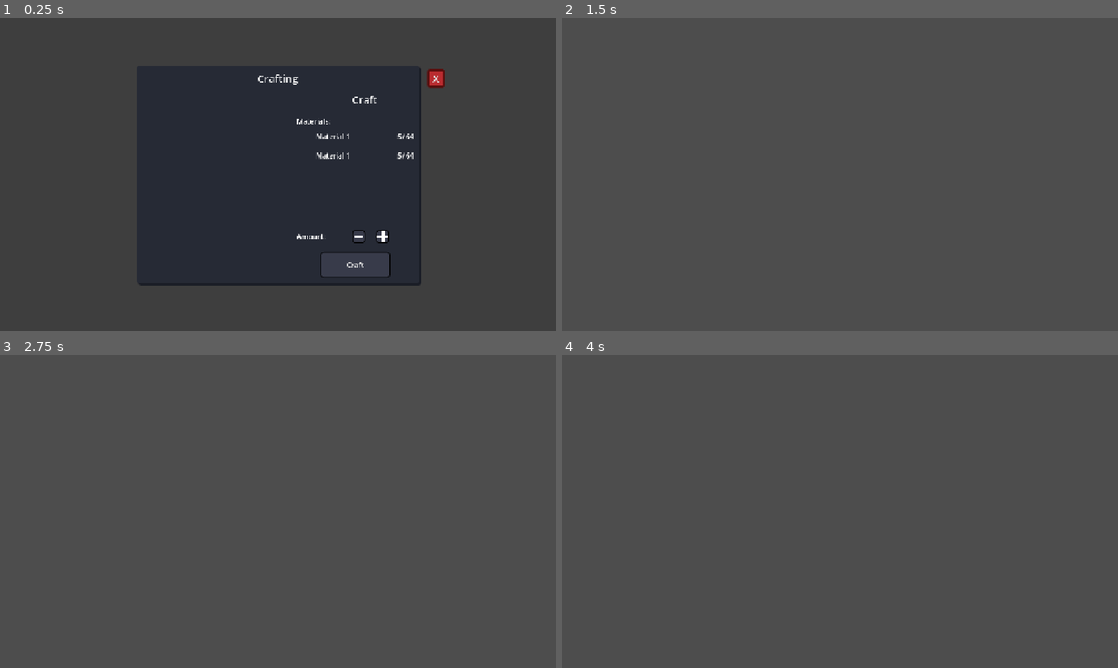
Above: before the commit, frames 1-4 (two rows, left to right).
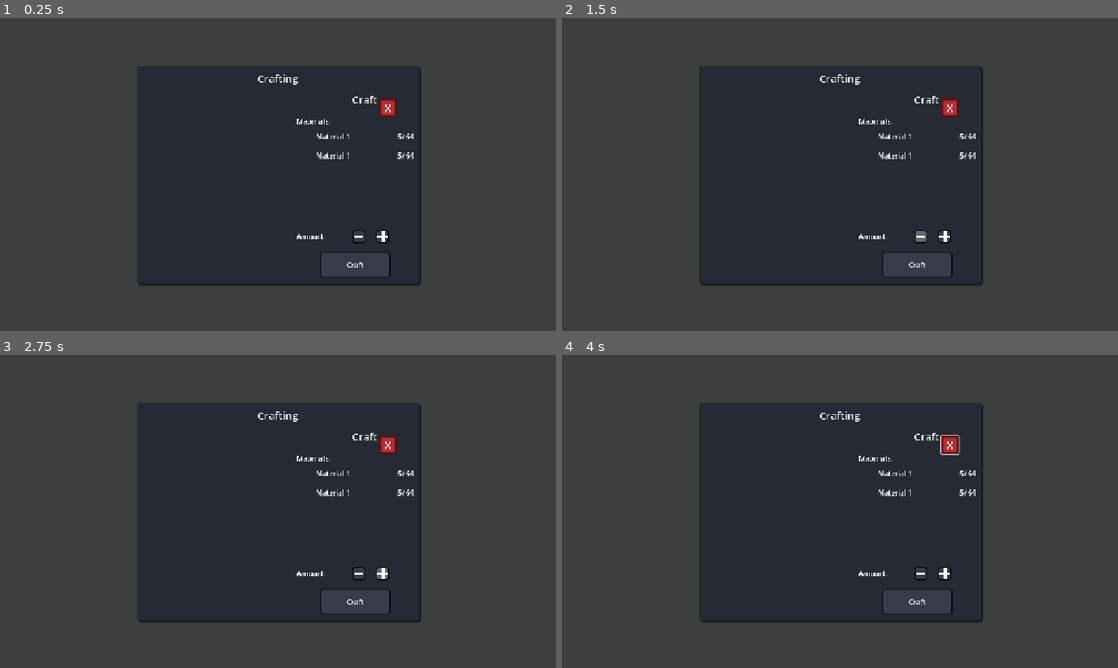
Above: after the commit, the same moments.

Repository: ArtemisSoftware/hunter-world
Game: Godot game, scene res://hud/craft/craft_panel.tscn
Two runs of this game, one before a commit and one after it. Both use one fixed random seed, a clock stepped at 60 frames per second and the inputs below. The project has no main scene, so this scene is started directly.
Inputs (mouse positions are in pixels of both pictures, inside the frame that each line leads up to):
- Up to frame 1 (0.25 s): no input
- Up to frame 2 (1.5 s): click "X" at 0.5 s; click (923, 237) at 1.27 s
- Up to frame 3 (2.75 s): click (383, 574) at 2.02 s
- Up to frame 4 (4 s): click (917, 602) at 2.75 s, where only the run after the commit has a clickable "Craft"; tap Enter (ui_accept) at 3.5, 3.77 s; move the mouse to (962, 495) at 3.52 s; hold Right (move_right) from 3.53 s (still down); hold A (attack) from 3.53 s (still down); click (962, 495) at 3.67 s

The runs differ from the first frame. In frame 1, 0.4% of the frame differs, in the area x 68-80%, y 16-32%; in frame 2, 35%, in the area x 24-76%, y 15-86%; in frame 3, 35%; in frame 4, 35%.

Commit message:
Craft Data

Diff:
--- /dev/null
+++ b/data/craft/recipe_item_medipack.tres
@@ -0,0 +1,25 @@
+[gd_resource type="Resource" script_class="RecipeResource" format=3 uid="uid://cl7lyroyn50v7"]
+
+[ext_resource type="Resource" uid="uid://duf66fd2lk8q6" path="res://data/potions/medipack.tres" id="1_1kelj"]
+[ext_resource type="Script" uid="uid://coinvqyf0ebr1" path="res://data/craft/recipe_material_resource.gd" id="1_fu6a2"]
+[ext_resource type="Script" uid="uid://deveotkyofvuh" path="res://data/craft/recipe_resource.gd" id="1_s85ut"]
+[ext_resource type="Resource" uid="uid://cnhathoc7pkm3" path="res://data/potions/hp_potion.tres" id="3_ixea8"]
+[ext_resource type="Resource" uid="uid://dgpq7ocveivio" path="res://data/food/nut.tres" id="4_nxxl8"]
+
+[sub_resource type="Resource" id="Resource_6bbrn"]
+script = ExtResource("1_fu6a2")
+item = ExtResource("3_ixea8")
+amount = 2
+metadata/_custom_type_script = "uid://coinvqyf0ebr1"
+
+[sub_resource type="Resource" id="Resource_mn6dp"]
+script = ExtResource("1_fu6a2")
+item = ExtResource("4_nxxl8")
+amount = 1
+metadata/_custom_type_script = "uid://coinvqyf0ebr1"
+
+[resource]
+script = ExtResource("1_s85ut")
+crafted_item = ExtResource("1_1kelj")
+recipe_materials = Array[ExtResource("1_fu6a2")]([SubResource("Resource_6bbrn"), SubResource("Resource_mn6dp")])
+metadata/_custom_type_script = "uid://deveotkyofvuh"
--- /dev/null
+++ b/data/craft/recipe_material_resource.gd
@@ -0,0 +1,4 @@
+class_name RecipeMaterialResource extends Resource
+
+@export var item: ItemRes
+@export var amount: int
--- /dev/null
+++ b/data/craft/recipe_resource.gd
@@ -0,0 +1,4 @@
+class_name RecipeResource extends Resource
+
+@export var crafted_item: ItemRes
+@export var recipe_materials: Array[RecipeMaterialResource]
--- a/data/item/item_res.gd
+++ b/data/item/item_res.gd
@@ -26,5 +26,6 @@
 	SKILL_THUNDER,
 	SKILL_WATER_CANON,
 	SKILL_WATER_SPLASH,
-	SKILL_MAGIC_WEAPON
+	SKILL_MAGIC_WEAPON,
+	MEDIPACK
 }
--- /dev/null
+++ b/data/potions/medipack.tres
@@ -0,0 +1,16 @@
+[gd_resource type="Resource" script_class="InventoryItem" format=3 uid="uid://duf66fd2lk8q6"]
+
+[ext_resource type="Script" uid="uid://pjrwm5axmp3x" path="res://data/item/inventory_item.gd" id="1_g0vfr"]
+[ext_resource type="Texture2D" uid="uid://c0gia3ddgkmyd" path="res://data/sprites/Medipack.png" id="1_wev76"]
+
+[resource]
+script = ExtResource("1_g0vfr")
+type = 2
+is_consumable = true
+value = 20.0
+id = 20
+icon = ExtResource("1_wev76")
+name = "Medipack"
+description = "Better heath recovery"
+price = 15
+metadata/_custom_type_script = "uid://pjrwm5axmp3x"
--- /dev/null
+++ b/hud/craft/craft_button.gd
@@ -0,0 +1,21 @@
+class_name CraftButton extends Button
+
+@onready var item_icon: TextureRect = $ItemIcon
+
+var recipe: RecipeResource
+
+# Called when the node enters the scene tree for the first time.
+func _ready() -> void:
+	pass # Replace with function body.
+
+
+# Called every frame. 'delta' is the elapsed time since the previous frame.
+func _process(delta: float) -> void:
+	pass
+
+
+func load_data(recipe: RecipeResource) -> void:
+
+	self.recipe = recipe
+	item_icon.texture = recipe.crafted_item.icon
+	pass
--- a/hud/craft/craft_button.tscn
+++ b/hud/craft/craft_button.tscn
@@ -1,4 +1,6 @@
 [gd_scene format=3 uid="uid://cwp0o7r64vtxa"]
+
+[ext_resource type="Script" uid="uid://34ljd3j4mkeu" path="res://hud/craft/craft_button.gd" id="1_6qae0"]
 
 [sub_resource type="StyleBoxFlat" id="StyleBoxFlat_kdfd6"]
 bg_color = Color(0.21960784, 0.23137255, 0.2509804, 1)
@@ -43,6 +45,7 @@
 theme_override_styles/normal = SubResource("StyleBoxFlat_kdfd6")
 theme_override_styles/pressed = SubResource("StyleBoxFlat_6qae0")
 theme_override_styles/hover = SubResource("StyleBoxFlat_0itkp")
+script = ExtResource("1_6qae0")
 
 [node name="ItemIcon" type="TextureRect" parent="." unique_id=1864577536]
 custom_minimum_size = Vector2(50, 50)
--- a/hud/craft/craft_panel.gd
+++ b/hud/craft/craft_panel.gd
@@ -1,5 +1,24 @@
 class_name CraftPanel extends Control
 
+@export var recipes: Array[RecipeResource]
+
+@onready var recipies: GridContainer = $Panel/MarginContainer/VBoxContainer/HBoxContainer/Recipies
+@onready var materials: VBoxContainer = $Panel/MarginContainer/VBoxContainer/HBoxContainer/Materials
+@onready var recipe_icon: TextureRect = $Panel/MarginContainer/VBoxContainer/HBoxContainer/Materials/HBoxContainer/RecipeIcon
+@onready var recipe_name: Label = $Panel/MarginContainer/VBoxContainer/HBoxContainer/Materials/HBoxContainer/RecipeName
+
+@onready var material_icon: TextureRect = $Panel/MarginContainer/VBoxContainer/HBoxContainer/Materials/Material1/MaterialIcon
+@onready var material_name: Label = $Panel/MarginContainer/VBoxContainer/HBoxContainer/Materials/Material1/MaterialName
+@onready var needed: Label = $Panel/MarginContainer/VBoxContainer/HBoxContainer/Materials/Material1/HBoxContainer/Needed
+@onready var available: Label = $Panel/MarginContainer/VBoxContainer/HBoxContainer/Materials/Material1/HBoxContainer/Available
+
+
+@onready var material_2_icon: TextureRect = $Panel/MarginContainer/VBoxContainer/HBoxContainer/Materials/Material2/MaterialIcon
+@onready var material_2_name: Label = $Panel/MarginContainer/VBoxContainer/HBoxContainer/Materials/Material2/MaterialName
+@onready var needed_2: Label = $Panel/MarginContainer/VBoxContainer/HBoxContainer/Materials/Material2/HBoxContainer/Needed
+@onready var available_2: Label = $Panel/MarginContainer/VBoxContainer/HBoxContainer/Materials/Material2/HBoxContainer/Available
+
+@onready var amount: Label = $Panel/MarginContainer/VBoxContainer/HBoxContainer/Materials/VBoxContainer/HBoxContainer/HBoxContainer/Amount
 
 # Called when the node enters the scene tree for the first time.
 func _ready() -> void:
--- a/hud/craft/craft_panel.tscn
+++ b/hud/craft/craft_panel.tscn
@@ -2,6 +2,8 @@
 
 [ext_resource type="Script" uid="uid://bkvy6wfa36kwy" path="res://hud/craft/craft_panel.gd" id="1_e0303"]
 [ext_resource type="StyleBox" uid="uid://wtrmw47lhv4e" path="res://hud/styles/loadout_panel_style.tres" id="1_i6ebg"]
+[ext_resource type="Script" uid="uid://deveotkyofvuh" path="res://data/craft/recipe_resource.gd" id="2_lovu1"]
+[ext_resource type="Resource" uid="uid://cl7lyroyn50v7" path="res://data/craft/recipe_item_medipack.tres" id="3_2kl18"]
 [ext_resource type="Texture2D" uid="uid://lkiifhu3ol5t" path="res://hud/sprites/Minus.png" id="3_jgxhj"]
 [ext_resource type="Texture2D" uid="uid://cifghx3ufgtsx" path="res://hud/sprites/Plus.png" id="4_lovu1"]
 
@@ -139,6 +141,7 @@
 grow_horizontal = 2
 grow_vertical = 2
 script = ExtResource("1_e0303")
+recipes = Array[ExtResource("2_lovu1")]([ExtResource("3_2kl18")])
 
 [node name="ColorRect" type="ColorRect" parent="." unique_id=413127056]
 layout_mode = 1
@@ -205,13 +208,13 @@
 layout_mode = 2
 alignment = 1
 
-[node name="CraftIcon" type="TextureRect" parent="Panel/MarginContainer/VBoxContainer/HBoxContainer/Materials/HBoxContainer" unique_id=834272497]
+[node name="RecipeIcon" type="TextureRect" parent="Panel/MarginContainer/VBoxContainer/HBoxContainer/Materials/HBoxContainer" unique_id=834272497]
 custom_minimum_size = Vector2(40, 40)
 layout_mode = 2
 expand_mode = 1
 stretch_mode = 5
 
-[node name="CraftName" type="Label" parent="Panel/MarginContainer/VBoxContainer/HBoxContainer/Materials/HBoxContainer" unique_id=562022330]
+[node name="RecipeName" type="Label" parent="Panel/MarginContainer/VBoxContainer/HBoxContainer/Materials/HBoxContainer" unique_id=562022330]
 layout_mode = 2
 text = "Craft"
 label_settings = SubResource("LabelSettings_2kl18")
@@ -355,12 +358,10 @@
 [node name="CloseButton" type="Button" parent="." unique_id=1347189955]
 custom_minimum_size = Vector2(40, 40)
 layout_mode = 0
-offset_left = 984.0
-offset_top = 118.0
-offset_right = 1024.0
-offset_bottom = 160.0
+offset_left = 873.0
+offset_top = 186.0
+offset_right = 908.0
+offset_bottom = 221.0
 theme_override_font_sizes/font_size = 24
 theme_override_styles/normal = SubResource("StyleBoxFlat_51une")
 text = "X"
-
-[connection signal="pressed" from="CloseButton" to="." method="_on_close_button_pressed"]
Not shown, added: data/craft/recipe_material_resource.gd.uid
Not shown, added: data/craft/recipe_resource.gd.uid
Binary file added: data/sprites/Medipack.png
Not shown, added: data/sprites/Medipack.png.import
Not shown, added: hud/craft/craft_button.gd.uid
